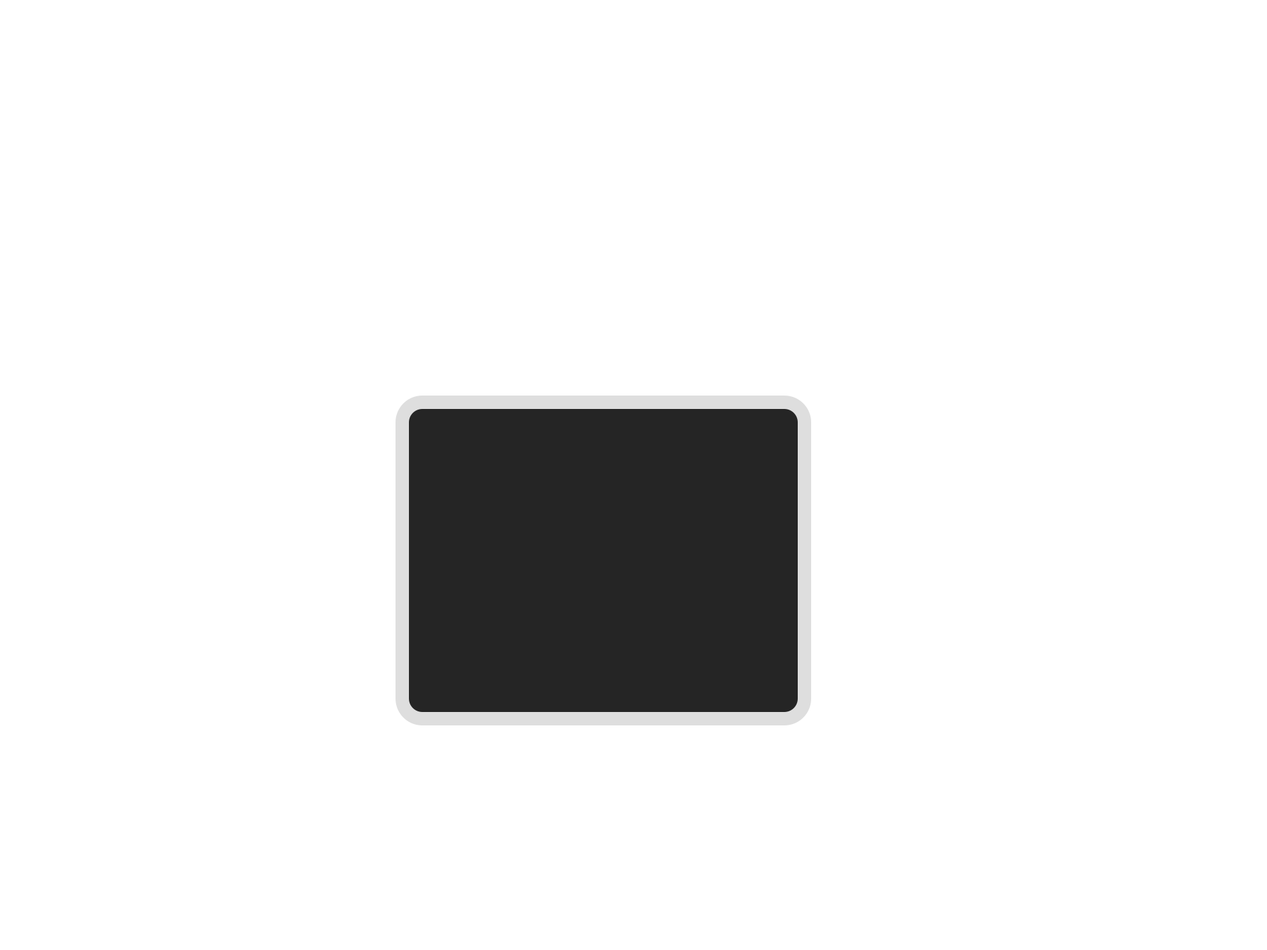
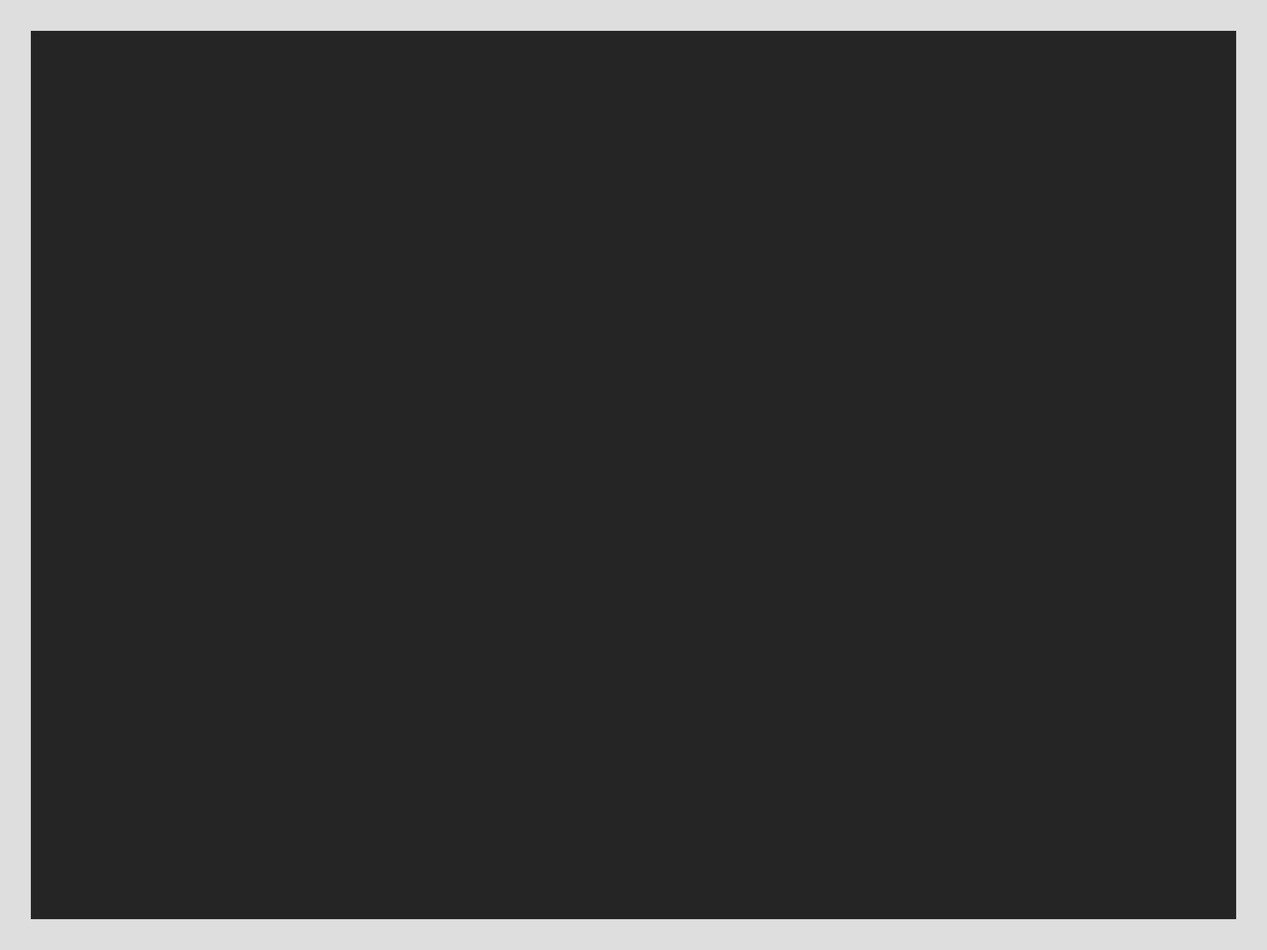
Layered file, before and after one edit (1267x950). Changes by layer:
painted on "Rectangle 1" over [left=0, top=0, right=1267, bottom=950]
